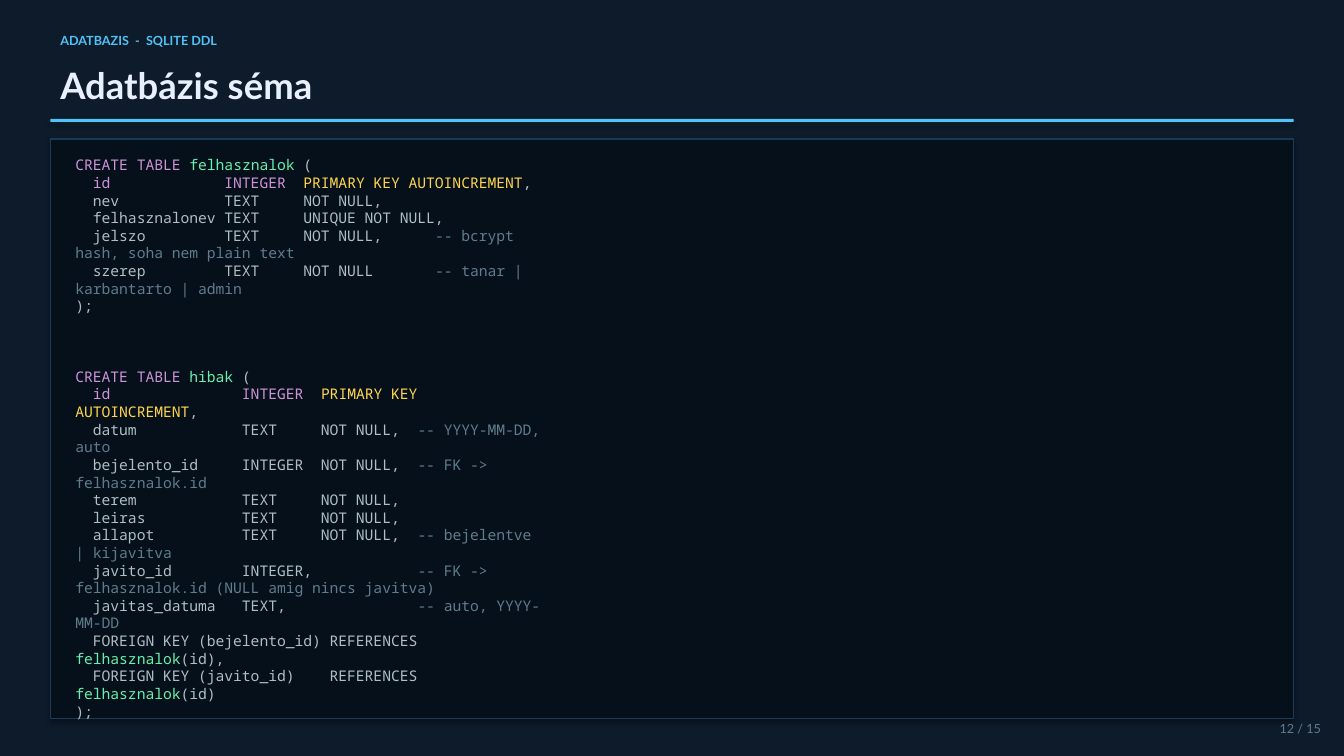
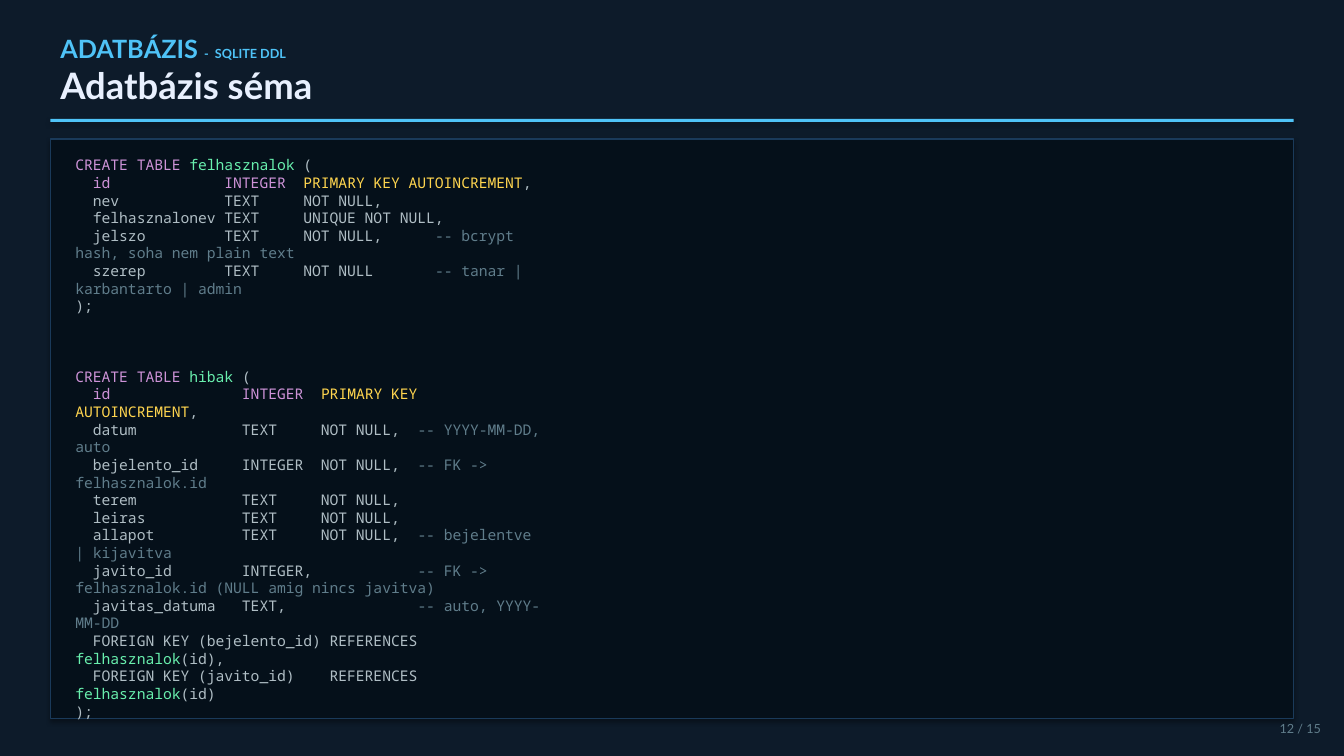
Before and after one commit to GyulaBarnabas/Projektmunka-Hibabejelento, a slide deck: slide 5 of eloadas/Hibabejelento_Prezentacio.pptx (slide 13 before the commit). Drawn at 1344x756 pixels with LibreOffice and Linux fonts; fonts in the diff are those of the drawing. Boxes give left, top, right and bottom in pixels: in the first picture for what was removed or moved away, otherwise in the second. Text is boxed around its words. In the diff, an @@ line names an element or a change of style, - is before the commit and + after.

```diff
--- a/eloadas/Hibabejelento_Prezentacio.pptx
+++ b/eloadas/Hibabejelento_Prezentacio.pptx
@@ text at <box>60,36,286,60</box>: text changed @@
-ADATBAZIS - SQLITE DDL
+ADATBÁZIS - SQLITE DDL
```
Also in this commit, not shown: 11 other slides changed, 10 other files.
